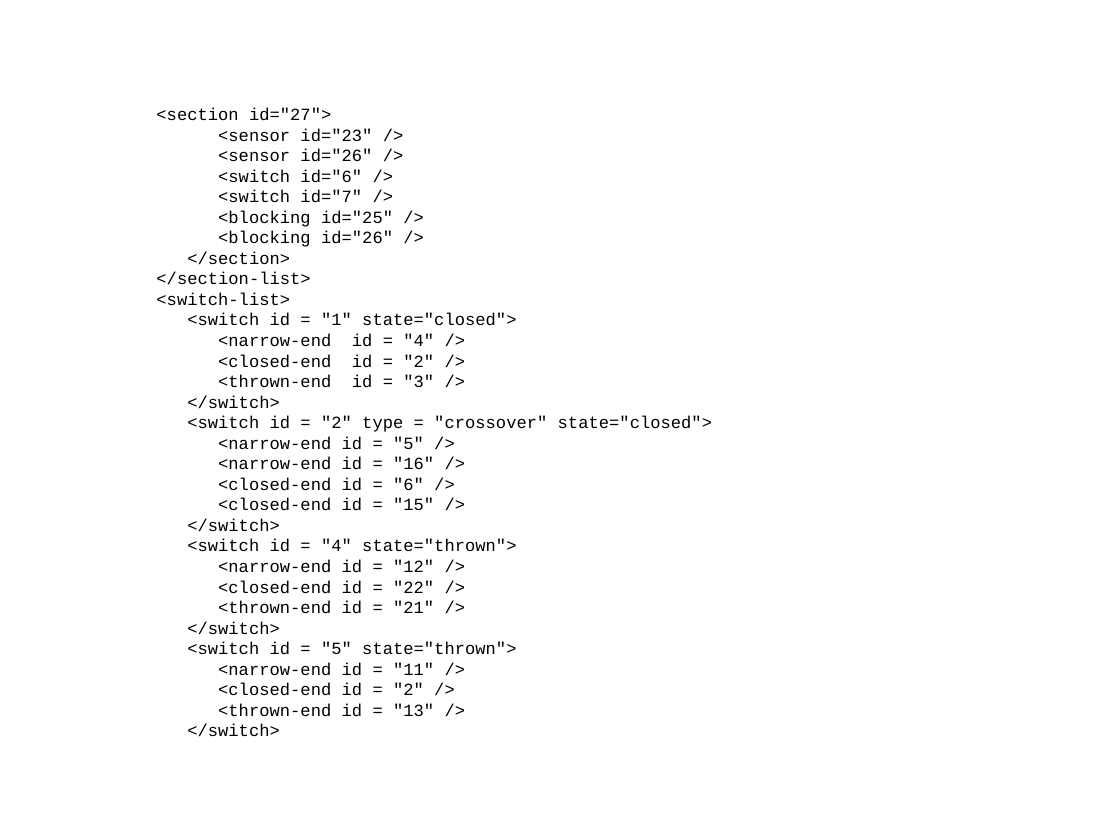
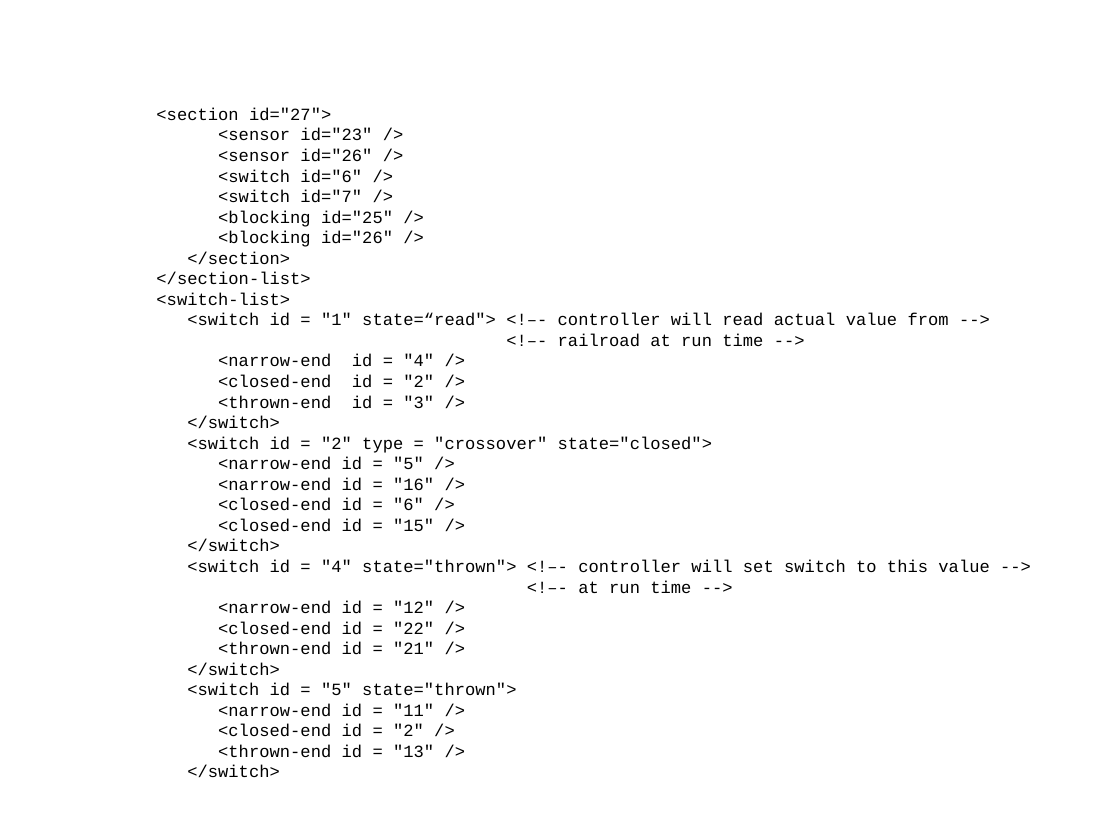
Before and after one commit to mlozborne/motin, a slide deck: slide 34 of Documentation/Design/ControllerDesign.pptx. Drawn at 1120x840 pixels with LibreOffice and Linux fonts; fonts in the diff are those of the drawing. Boxes give left, top, right and bottom in pixels: in the first picture for what was removed or moved away, otherwise in the second. Text is boxed around its words. In the diff, an @@ line names an element or a change of style, - is before the commit and + after.

```diff
--- a/Documentation/Design/ControllerDesign.pptx
+++ b/Documentation/Design/ControllerDesign.pptx
@@ text at bbox=[187, 313, 949, 347]: text changed @@
-<switch id = "1" state="closed">
+<switch id = "1" state=“read"> <!–- controller will read actual value from -->
+<!–- railroad at run time -->
@@ text at bbox=[187, 559, 989, 593]: text changed @@
-<switch id = "4" state="thrown">
+<switch id = "4" state="thrown"> <!–- controller will set switch to this value -->
+<!–- at run time -->
```
